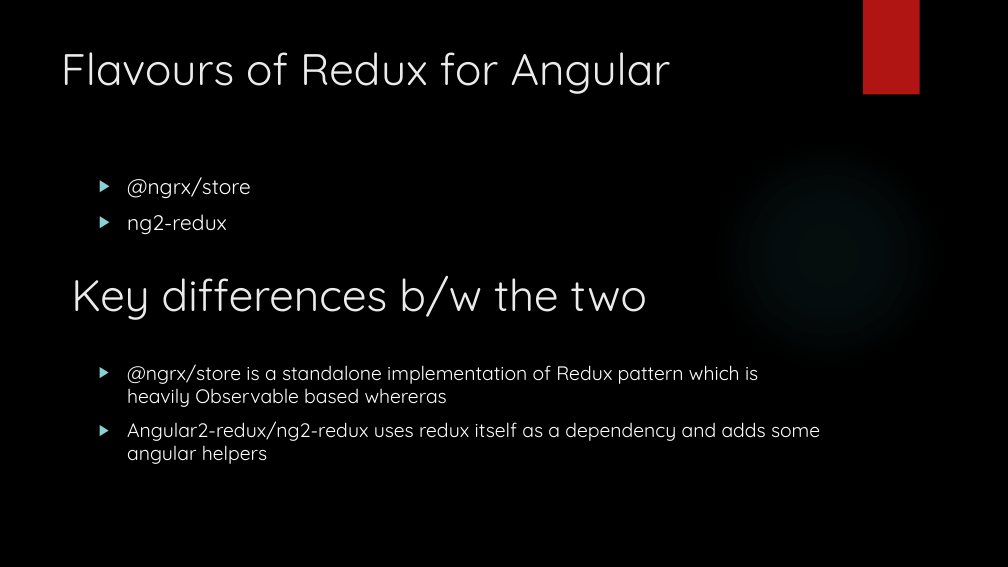
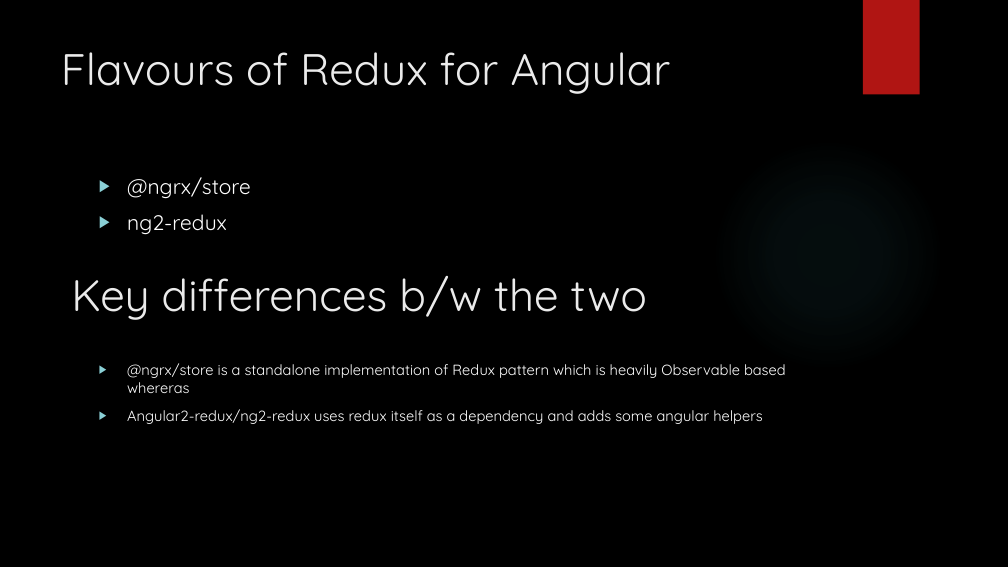
Before and after one commit to hipervee/learnRx, a slide deck: slide 14 of slidesAndImages/Introduction.pptx. Drawn at 1008x567 pixels with LibreOffice and Linux fonts; fonts in the diff are those of the drawing; background and template pictures are left out. Boxes give left, top, right and bottom in pixels: in the first picture for what was removed or moved away, otherwise in the second. Text is boxed around its words. In the diff, an @@ line names an element or a change of style, - is before the commit and + after.

```diff
--- a/slidesAndImages/Introduction.pptx
+++ b/slidesAndImages/Introduction.pptx
@@ text "@ngrx/store is a standalone implementation ..." at <box>127,363,786,424</box>: size 18.5 to 14 pt @@
```
Also in this commit, not shown: 2 other slides changed, 2 slides added.
